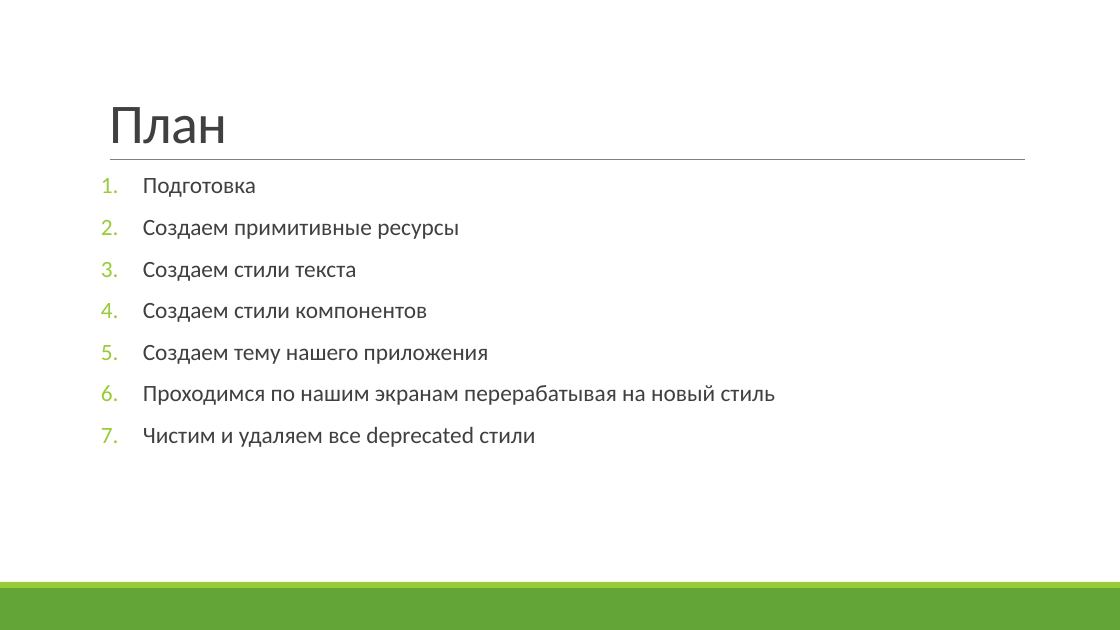
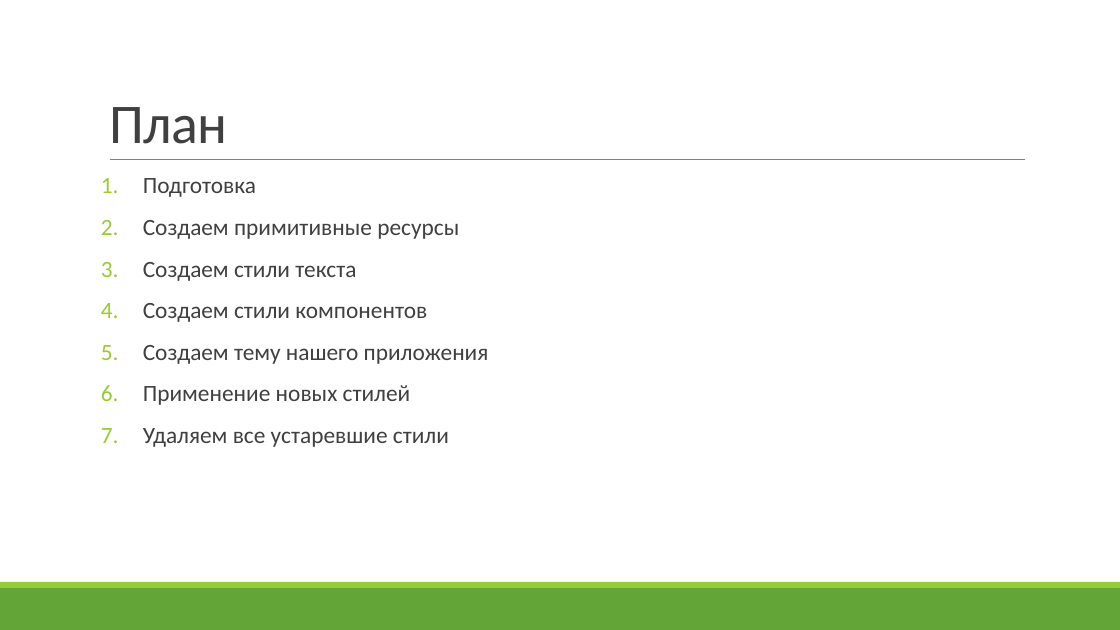
Before and after one commit to ZebanNikolay/android-style-best-practices, a slide deck: slide 3 of Большая стирка тем и стилей в Android.pptm. Drawn at 1120x630 pixels with LibreOffice and Linux fonts; fonts in the diff are those of the drawing. Boxes give left, top, right and bottom in pixels: in the first picture for what was removed or moved away, otherwise in the second. Text is boxed around its words. In the diff, an @@ line names an element or a change of style, - is before the commit and + after.

```diff
--- a/Большая стирка тем и стилей в Android.pptm
+++ b/Большая стирка тем и стилей в Android.pptm
@@ text at box(143, 385, 449, 447): text changed @@
-6. Проходимся по нашим экранам перерабатывая на новый стиль
-7. Чистим и удаляем все deprecated стили
+6. Применение новых стилей
+7. Удаляем все устаревшие стили
```
Also in this commit, not shown: 8 other slides changed, 3 slides added, 2 slides removed.
